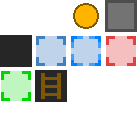
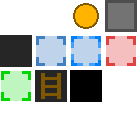
Layered file, before and after one edit (137px x 137px). Changes by layer:
added layer "Shadow" above "TextureAtlas" over box(70, 70, 102, 102)
